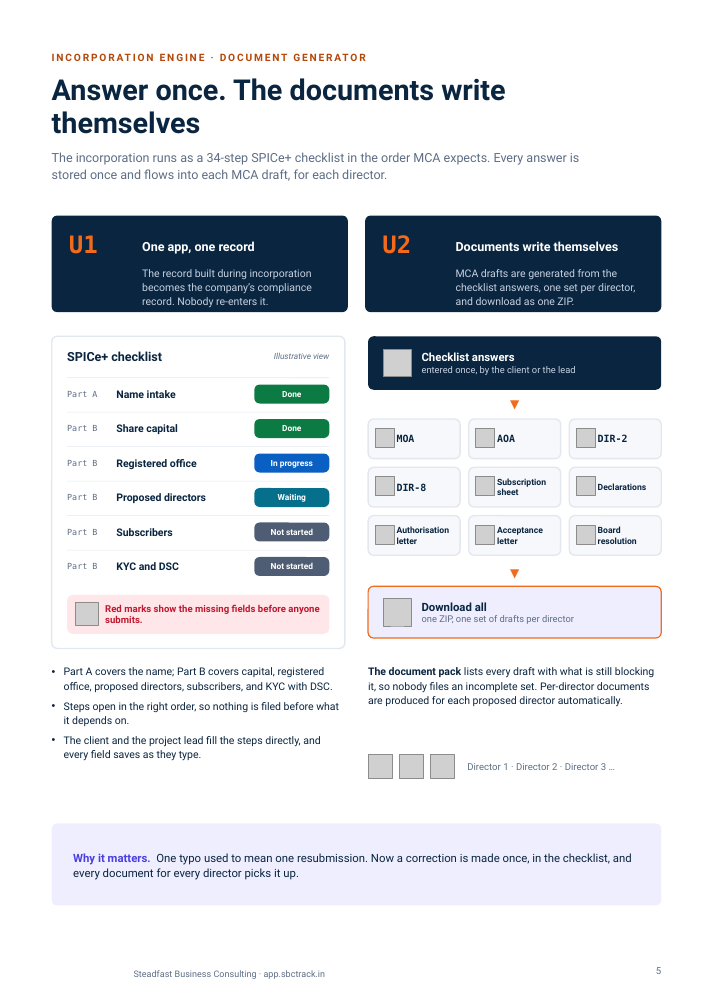
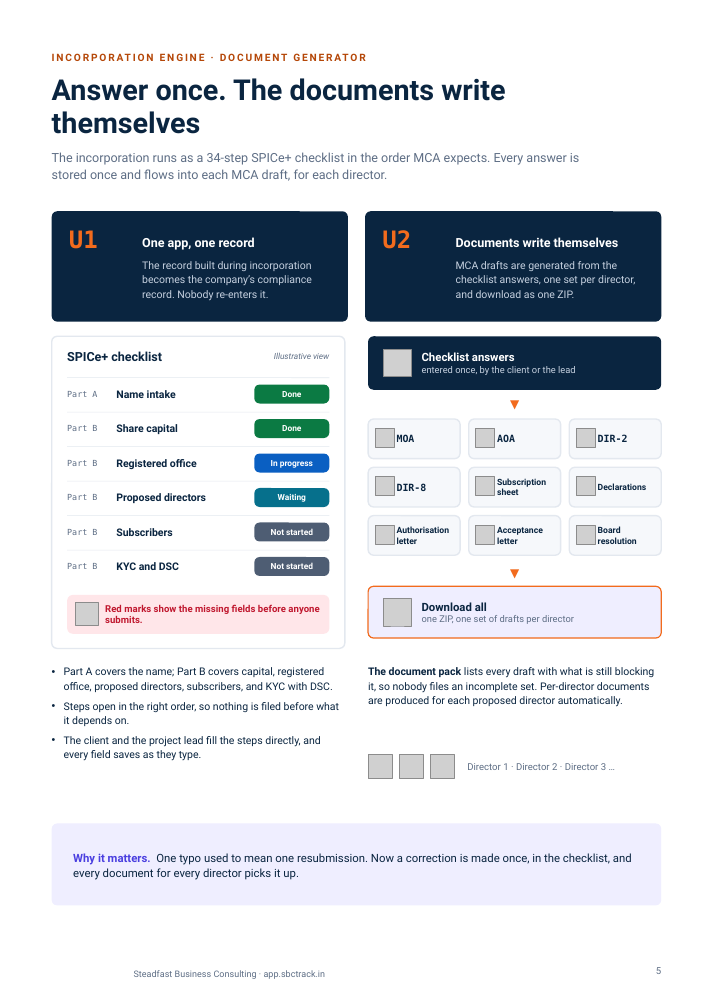
Before and after one commit to abdulfarhath7/vcfo_suite, a slide deck: slide 5 of docs/collateral/vcfo-suite/VCFO_Suite_Brochure.pptx. Drawn at 713x1008 pixels with LibreOffice and Linux fonts; fonts in the diff are those of the drawing; grey boxes stand for pictures; background and template pictures are left out. Boxes give left, top, right and bottom in pixels: in the first picture for what was removed or moved away, otherwise in the second. Text is boxed around its words. In the diff, an @@ line names an element or a change of style, - is before the commit and + after.

```diff
--- a/docs/collateral/vcfo-suite/VCFO_Suite_Brochure.pptx
+++ b/docs/collateral/vcfo-suite/VCFO_Suite_Brochure.pptx
@@ rounded rectangle: place and size @@
-rounded rectangle at bbox=[52, 216, 348, 312]
+rounded rectangle at bbox=[52, 211, 348, 322]
@@ rounded rectangle at bbox=[52, 211, 348, 322]: proportions changed @@
@@ rounded rectangle at bbox=[366, 211, 662, 322]: proportions changed @@
@@ rounded rectangle: place and size @@
-rounded rectangle at bbox=[366, 216, 662, 312]
+rounded rectangle at bbox=[366, 211, 662, 322]
@@ 4 texts: place and size @@
-4 texts at bbox=[69, 235, 619, 254]
+4 texts at bbox=[69, 230, 619, 250]
@@ text "The record built during incorporation ...": place and size @@
-text "The record built during incorporation ..." at bbox=[142, 269, 312, 307]
+text "The record built during incorporation ..." at bbox=[142, 261, 312, 300]
@@ text "MCA drafts are generated from ...": place and size @@
-text "MCA drafts are generated from ..." at bbox=[456, 269, 635, 305]
+text "MCA drafts are generated from ..." at bbox=[456, 261, 635, 298]
```
Also in this commit, not shown: 3 other slides changed, 10 other files.
